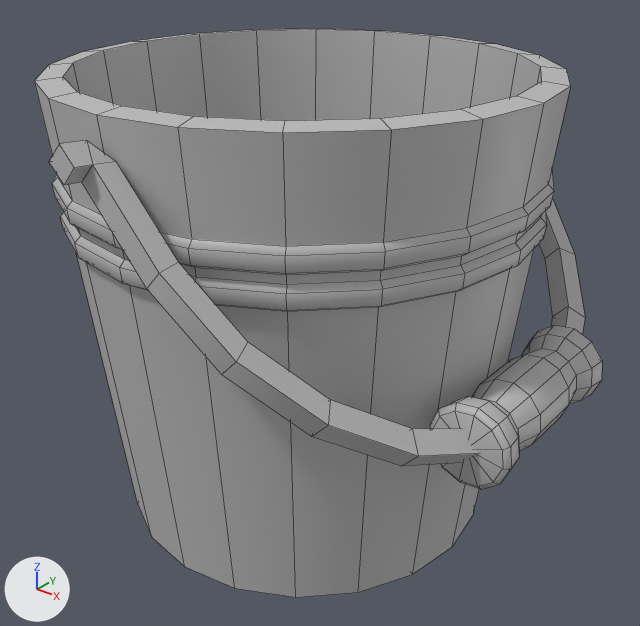
A saved change to the FBX model ChickenDice_Unity/Assets/Art/Enviro/Seaux/Sm_seaux.fbx.
One viewpoint serves both versions: a camera (50 mm lens) standing at (0.543, -0.706, 0.671) and looking at (-0.015, -0.009, 0.239). Arrows for +X, +Y and +Z are at lower left; the lights stay in place. Mesh edges are drawn as thin lines. Where no turn or scale is listed for an object, it has been applied to the vertices.

In view in the first picture: 'seaux'.
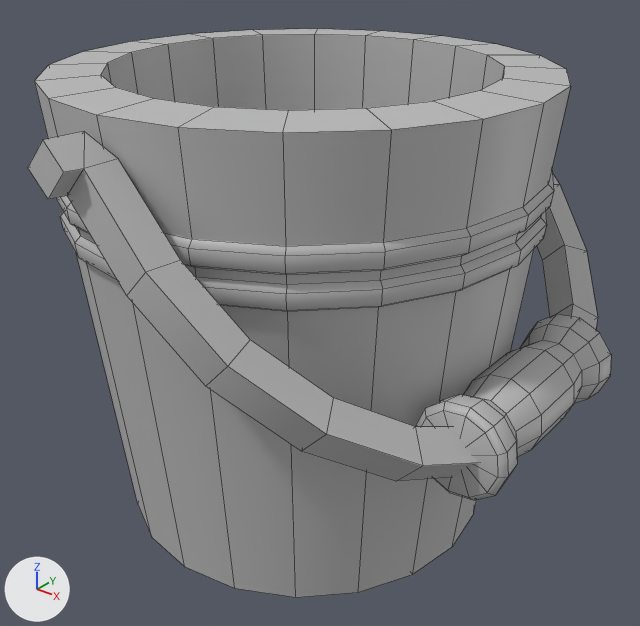
Boxes [x1, y1, x2, y2] around the edits, measured in the pictures (640 x 626 px; the box of a moved part takes in the faces that stretch with it):
'seaux', reshaped: before [34, 29, 602, 597]; after [28, 29, 611, 597]
part 1 of me_mesh, moved or reshaped: before [430, 325, 602, 489]; after [415, 314, 611, 500]
part 2 of me_mesh, moved or reshaped: before [35, 29, 585, 466]; after [28, 29, 598, 481]

Patch to the scene script:
```diff
--- a/ChickenDice_Unity/Assets/Art/Enviro/Seaux/Sm_seaux.fbx.py
+++ b/ChickenDice_Unity/Assets/Art/Enviro/Seaux/Sm_seaux.fbx.py
@@ me_mesh @@
 # used by ob_seaux; location = (0.0, 0.0, 0.0)
-me_mesh.from_pydata(...)  # 424 vertices, 448 faces; spans x -0.304..0.271, y -0.297..0.297, z 0.0..0.506
+me_mesh.from_pydata(...)  # 424 vertices, 448 faces; spans x -0.304..0.275, y -0.312..0.312, z 0.0..0.506
+# me_mesh part 1: the loose piece of 122 vertices spanning x 0.185..0.271, y -0.101..0.11, z 0.168..0.254 is scaled about its middle by 1.14, then moved by (-0.002, 0.0, 0.001)
+# me_mesh part 2: 100 of 424 vertices moved; they spanned x -0.278..0.247, y -0.297..0.297, z 0.019..0.506 and now span x -0.242..0.259, y -0.312..0.312, z 0.019..0.506; mean shift (0.0, 0.0, 0.0); largest move (-0.232, 0.138, 0.506) -> (-0.204, 0.117, 0.506)
 me_mesh.materials.append(mat_lambert1)
```
